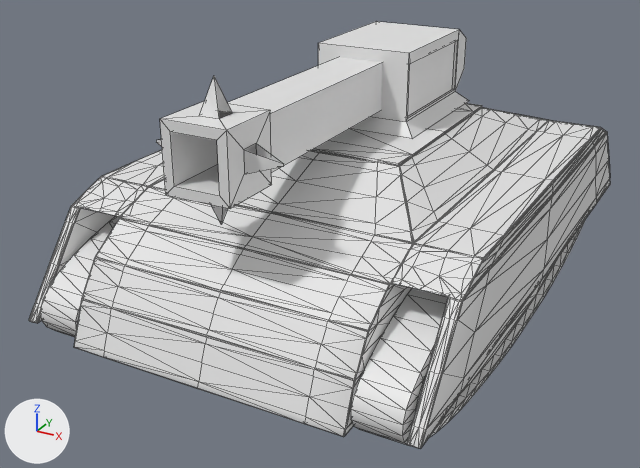
Two versions of the FBX model Assets/Imports/Tank.fbx, one commit apart.
Rendered twice from a 50 mm lens placed at (68.1, -146.5, 73.2), pointed at (-1.0, -20.9, 10.4). Arrows for +X, +Y and +Z are at lower left; the lights stay in place. Mesh edges are drawn as thin lines. Where no turn or scale is listed for an object, it has been applied to the vertices.

Names of what the first picture shows: 'Caixa001', 'Cilindro001', 'Torreta', 'cano'.
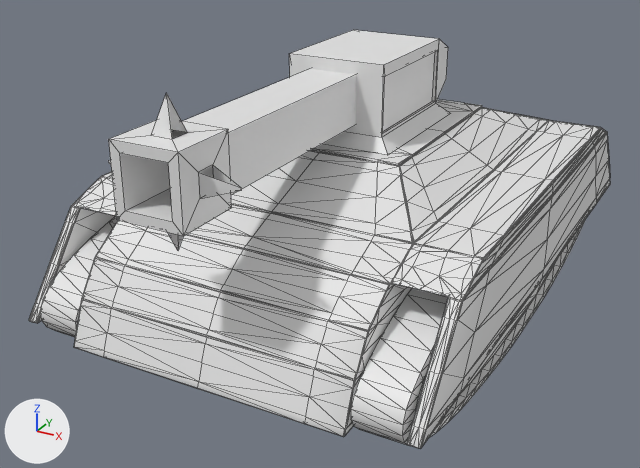
Patch to the scene script:
```diff
--- a/Assets/Imports/Tank.fbx.py
+++ b/Assets/Imports/Tank.fbx.py
@@ ob_torreta @@
 ob_torreta = bpy.data.objects.new('Torreta', me_mesh_003)
-ob_torreta.location = (3.6, -3.2, 29.0)
+ob_torreta.location = (3.6, -12.8, 29.0)
@@ ob_cano @@
 ob_cano = bpy.data.objects.new('cano', me_mesh_002)
-ob_cano.location = (3.2, -11.7, 36.4)
+ob_cano.location = (3.2, -21.4, 36.4)
```

Changed parts and their boxes (x1, y1, x2, y2) in the pictures (640 x 468 px):
'cano', moved
    before: (156, 57, 382, 224)
    after: (109, 69, 356, 250)
'Torreta', moved
    before: (318, 21, 469, 139)
    after: (289, 30, 450, 155)
